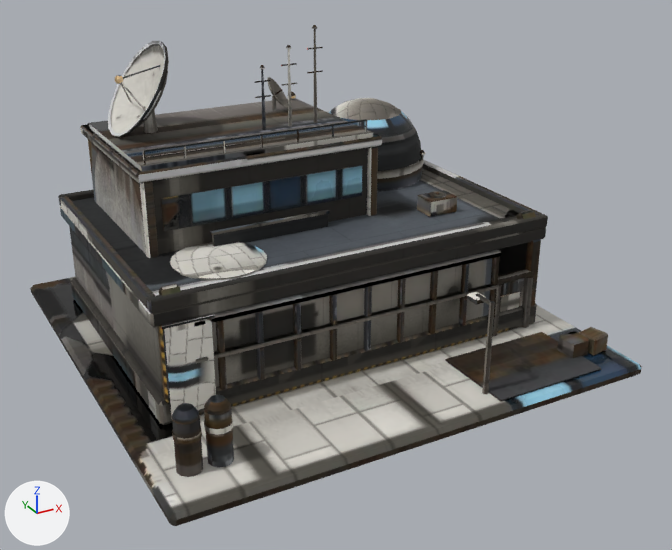
The glTF model public/models/atek.allies.glb: old version first, new version second.
Both versions are drawn from a 50 mm camera at (-1.66, -3.26, 1.87) aimed at (0.03, -0.17, 0.33). Arrows for +X, +Y and +Z are at lower left; the lights stay in place. The picture after the commit comes second. Where no turn or scale is listed for an object, it has been applied to the vertices. Vertices at exactly the same position are counted once.

The first picture shows 'dish_mesh', 'root_mesh'.
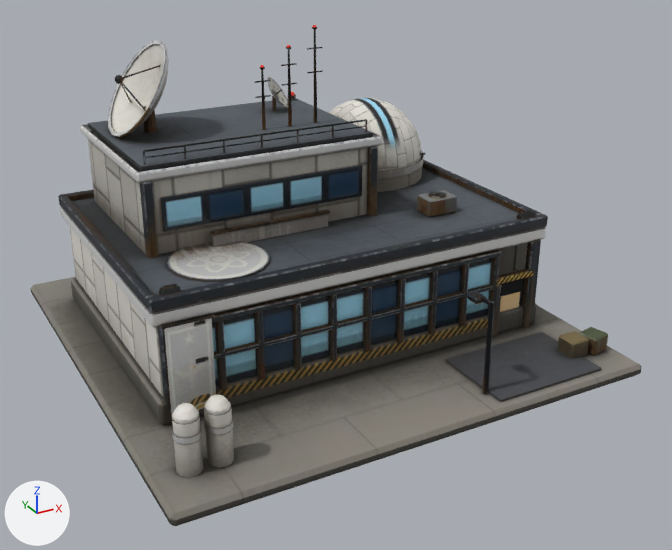
Pixel boxes [x1, y1, x2, y2] of what changed, in the pictures (672 x 550 px; the box of a moved part takes in the faces that stretch with it):
part 1 of me_root, moved or reshaped: [143, 119, 367, 409] in both
part 2 of me_root, surface changed: [30, 25, 641, 526] in both
part 3 of me_dish, surface changed: [108, 41, 169, 138] in both

Patch to the scene script:
```diff
--- a/public/models/atek.allies.glb.py
+++ b/public/models/atek.allies.glb.py
@@ me_root @@
 me_root.from_pydata(...)  # 2020 vertices, 2934 faces; spans x -0.99..0.99, y -0.99..0.99, z -0.64..0.64
 # used by ob_root_mesh; location = (0.0, 0.0, 0.639)
+# me_root part 1: 78 of 2020 vertices moved; they spanned x -0.69..-0.31, y -0.51..-0.04, z -0.55..0.29 and now span x -0.69..-0.31, y -0.51..-0.04, z -0.55..0.29; mean shift (0.0, 0.0, 0.0); largest move (-0.67, -0.51, -0.41) -> (-0.68, -0.06, 0.18)
+# me_root part 2: 2791 kept faces spanning x -0.99..0.99, y -0.99..0.99, z -0.64..0.64 get new texture (UV) coordinates
 me_root.materials.append(mat_body)
@@ me_dish @@
 me_dish.from_pydata(...)  # 278 vertices, 447 faces; spans x -0.121..0.121, y -0.209..0.209, z -0.189..0.189
 # used by ob_dish_mesh; location = (-0.561, 0.4, 1.044)
+# me_dish part 3: texture (UV) coordinates of 447 of 447 faces, centred in x -0.115..0.118, y -0.209..0.209, z -0.189..0.183, changed; they spanned u 0.02..0.99, v 0.0..0.99 and now span u 0.06..0.99, v 0.0..0.99
 me_dish.materials.append(mat_body)
```
